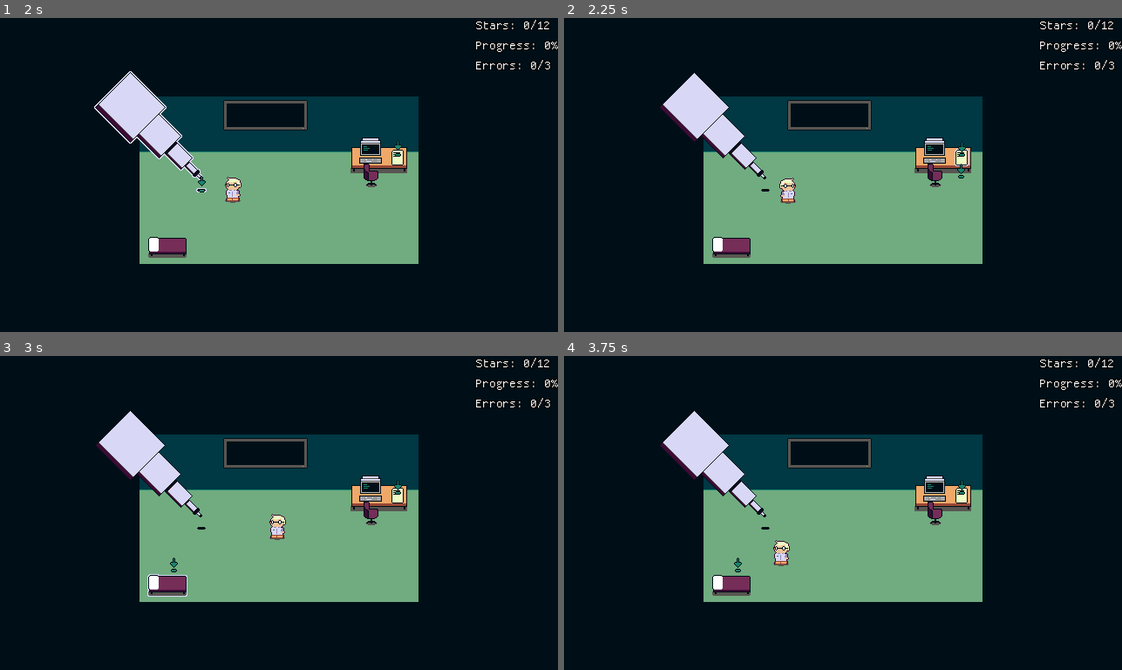
Above: before the commit, frames 1-4 (two rows, left to right).
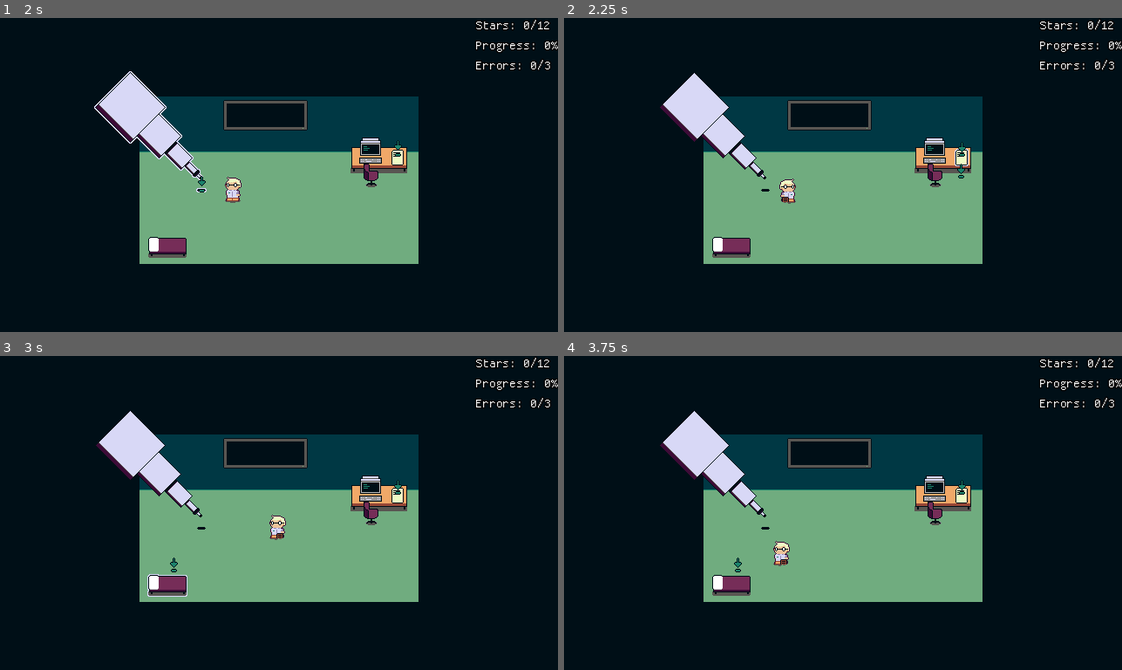
Above: after the commit, the same moments.

Repository: c0sx/ld59
Game: Godot game, scene res://scenes/main/main.tscn
Same seed, same stepped clock (60 frames per second), same inputs: the game is played once before the commit and once after it.
Inputs (mouse positions are in pixels of both pictures, inside the frame that each line leads up to):
- Up to frame 1 (2 s): move the mouse to (373, 149) at 0.52 s; tap Space (interact) at 0.6, 1.35 s; click (373, 149) at 0.67 s; move the mouse to (150, 131) at 1.27 s; click (150, 131) at 1.42 s
- Up to frame 2 (2.25 s): move the mouse to (960, 156) at 2.02 s; tap Space (interact) at 2.1 s; click (960, 156) at 2.17 s
- Up to frame 3 (3 s): move the mouse to (167, 585) at 2.77 s; tap Space (interact) at 2.85 s; click (167, 585) at 2.92 s
- Up to frame 4 (3.75 s): move the mouse to (1010, 560) at 3.52 s; tap Space (interact) at 3.6 s; click (1010, 560) at 3.67 s

Frame 1 is identical in both runs. In frame 2, less than 0.1% of the frame differs, in the area x 38-42%, y 50-60%; in frame 3, less than 0.1%; in frame 4, less than 0.1%.

Commit message:
fix: walk animation

Diff:
--- a/scenes/main/ui/game-over-layout/game-over-layout.tscn
+++ b/scenes/main/ui/game-over-layout/game-over-layout.tscn
@@ -49,7 +49,7 @@
 
 They heard you.
 
-Your planet was located, classified as a potential threat…
+Your planet was located, classified as a potential threat.
 and erased.
 
 In the Dark Forest, survival belongs to those who remain unseen.
--- a/scenes/main/ui/victory-layout/victory-layout.tscn
+++ b/scenes/main/ui/victory-layout/victory-layout.tscn
@@ -40,7 +40,7 @@
 Humanity needs progress, even if it’s dangerous.
 You found ways to move forward without drawing attention.
 
-Thank you for playing"
+Thank you for playing."
 
 [node name="Button" type="Button" parent="MarginContainer/VBoxContainer" unique_id=1178472163]
 unique_name_in_owner = true
--- a/scenes/player/player.gd
+++ b/scenes/player/player.gd
@@ -39,6 +39,9 @@
 
 	_agent.target_position = pos
 
+	if _animated_sprite.animation == "walk":
+		return
+
 	_animated_sprite.stop()
 	_animated_sprite.play("walk")
 
--- a/scenes/props/brief/brief.tscn
+++ b/scenes/props/brief/brief.tscn
@@ -81,8 +81,8 @@
 We’re running a bunch of observations to push things toward interstellar travel.
 I’ll be sending you coordinates of nearby stars.
 Check them out  and send back reports through the terminal.
-Just… be careful with signals.
-If something feels off — better skip it.
+Just be careful with signals.
+If something feels off - better skip it.
 
 That’s the whole job."
 autowrap_mode = 2
